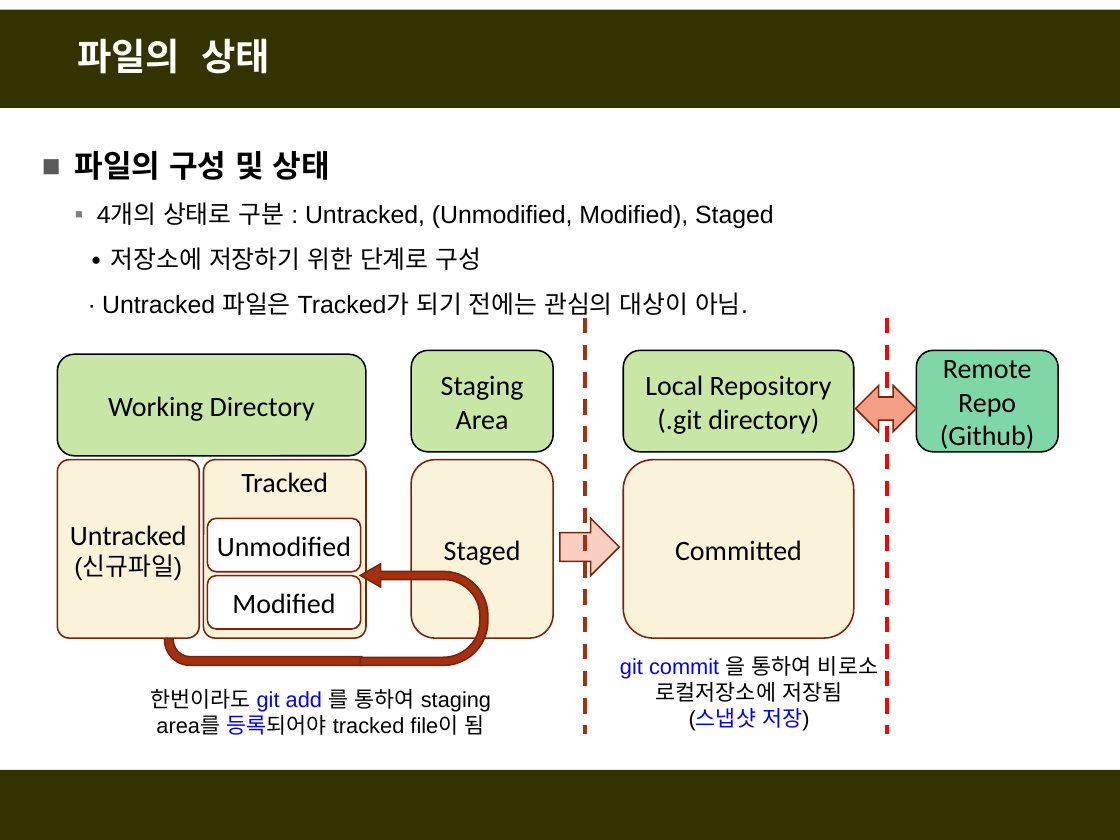
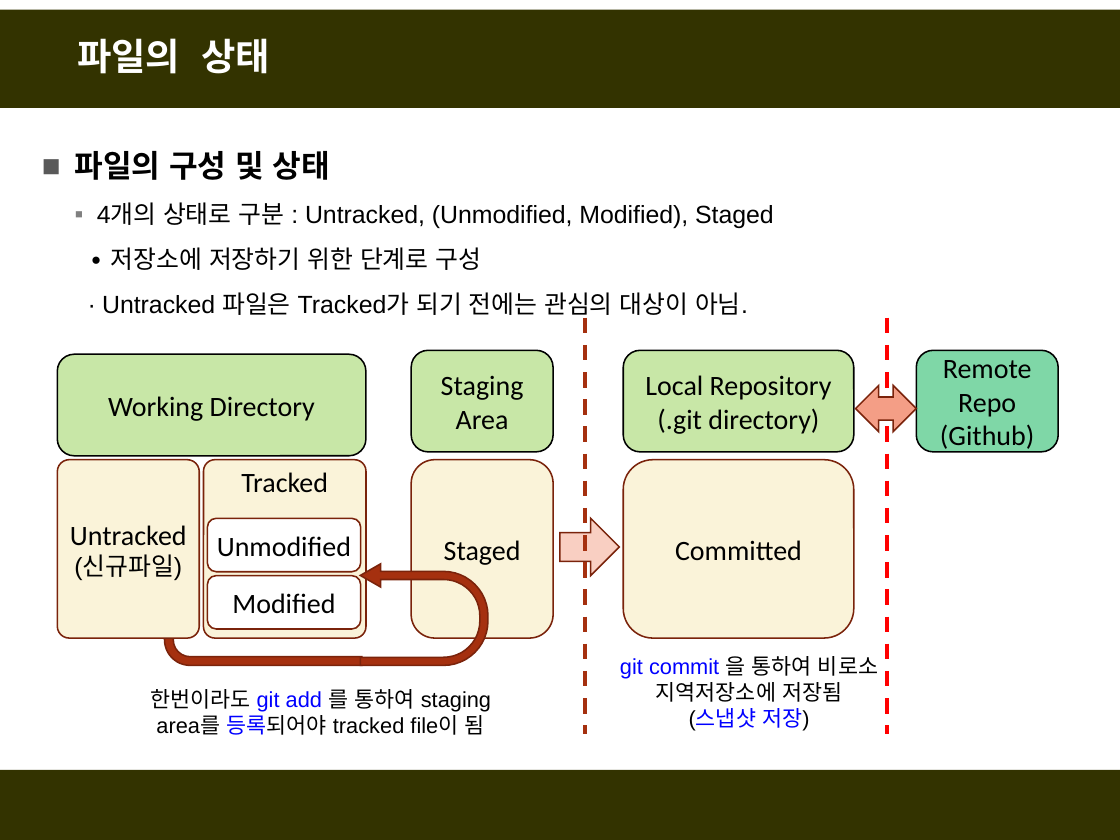
Before and after one commit to fasthill/github-lecture, a slide deck: slide 14 of git및github첫걸음.pptx. Drawn at 1120x840 pixels with LibreOffice and Linux fonts; fonts in the diff are those of the drawing. Boxes give left, top, right and bottom in pixels: in the first picture for what was removed or moved away, otherwise in the second. Text is boxed around its words. In the diff, an @@ line names an element or a change of style, - is before the commit and + after.

```diff
--- a/git및github첫걸음.pptx
+++ b/git및github첫걸음.pptx
@@ text at [656,682,842,702]: text changed @@
-로컬저장소에 저장됨
+지역저장소에 저장됨
```
Also in this commit, not shown: 4 other slides changed, 10 slides added, 4 slides removed.
